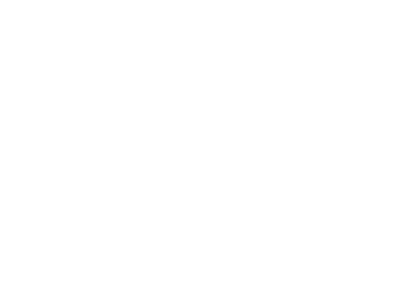
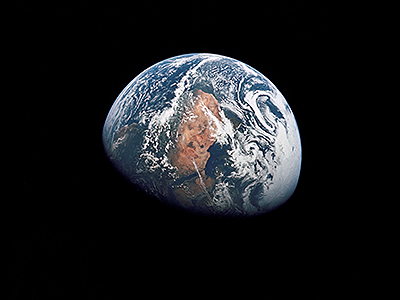
Before/after of a 400 × 300 layered artwork. What changed in the layer stack:
added layer "earth-text-d Frame" above "earth-text-c Frame" over [0, 0, 400, 300]
hid group "venus" (4 layers) over [0, 0, 400, 300]
